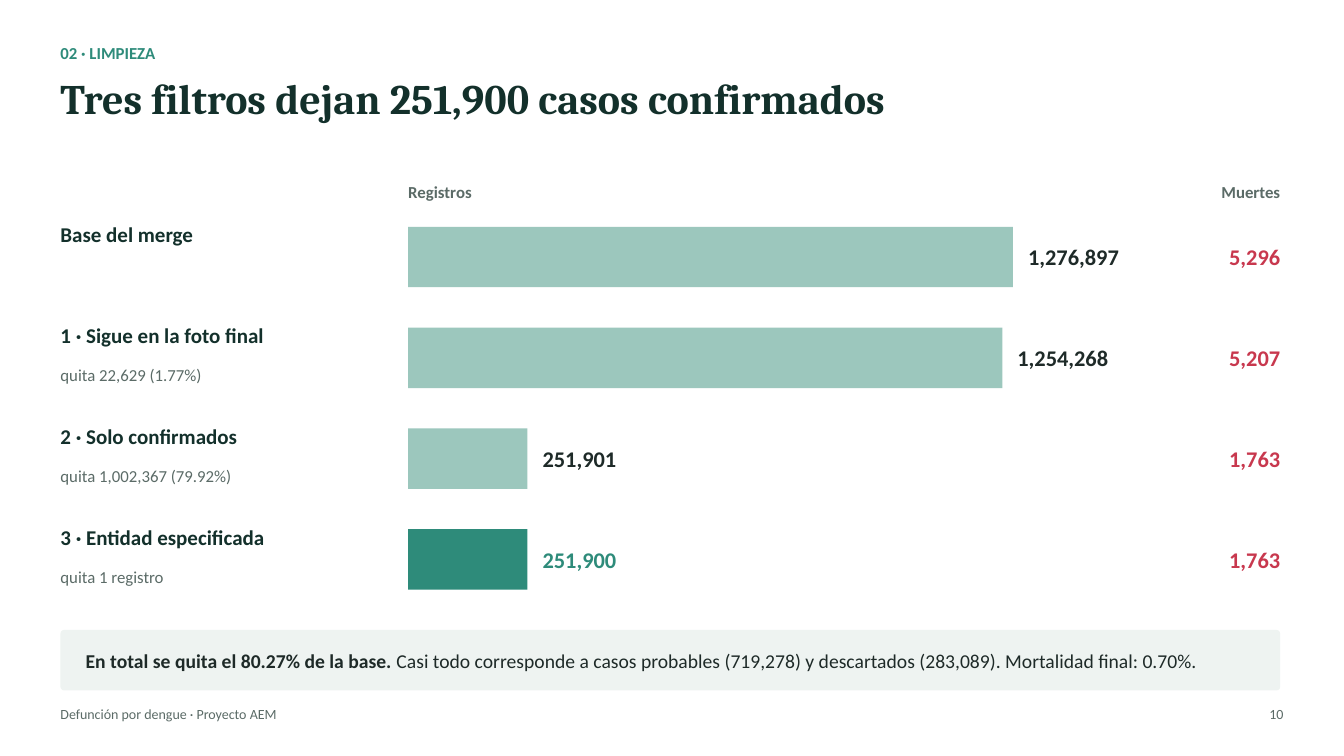
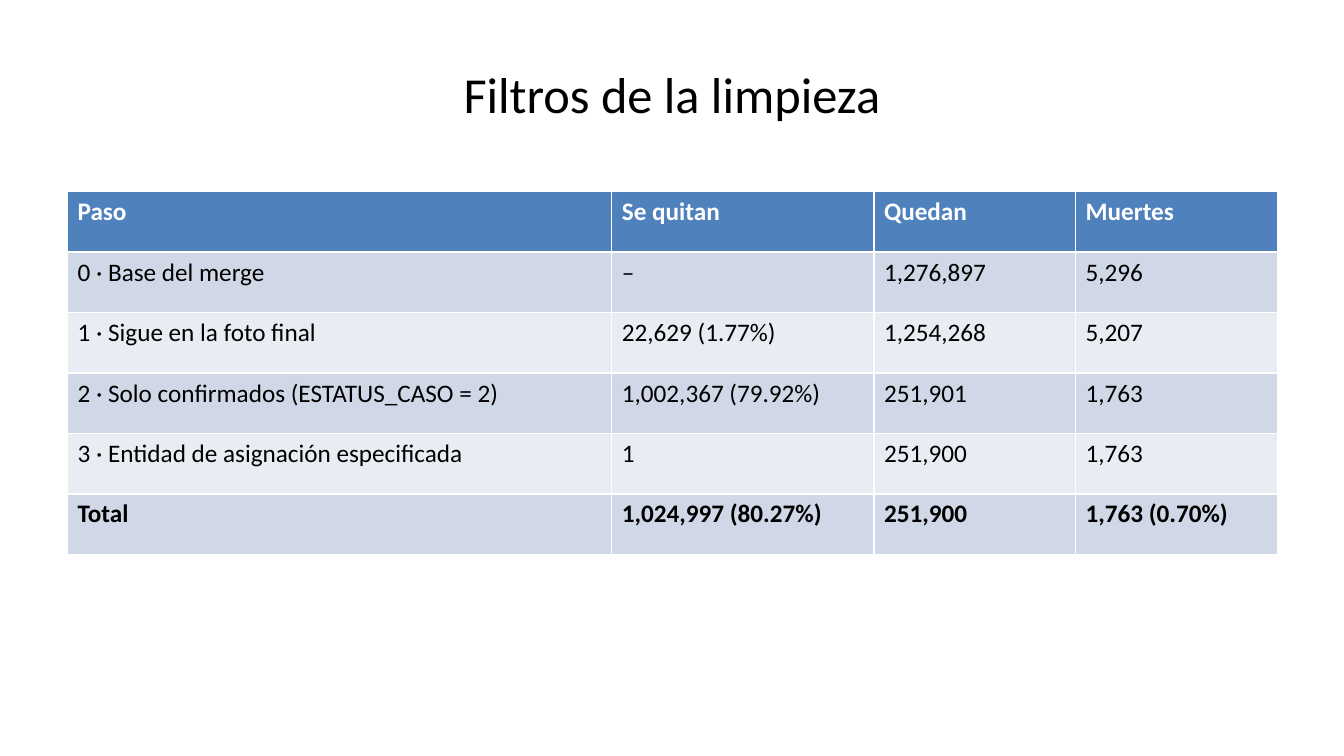
Before and after one commit to lbeltran-dev/Modelo-de-Regresion-Logistica-Para-Defuncion-Por-Dengue, a slide deck: slide 10 of presentacion/Presentacion_Dengue.pptx. Drawn at 1344x756 pixels with LibreOffice and Linux fonts; fonts in the diff are those of the drawing. Boxes give left, top, right and bottom in pixels: in the first picture for what was removed or moved away, otherwise in the second. Text is boxed around its words. In the diff, an @@ line names an element or a change of style, - is before the commit and + after.

```diff
--- a/presentacion/Presentacion_Dengue.pptx
+++ b/presentacion/Presentacion_Dengue.pptx
@@ title "Filtros de la limpieza" at box(464, 78, 880, 121): vertical alignment top to middle @@
@@ text removed at box(60, 84, 885, 123) @@
-Tres filtros dejan 251,900 casos confirmados
@@ title at box(464, 78, 880, 121): text changed; size 12 to 36 pt; text colour #2E8B7A to #000000; bold off @@
-02 · LIMPIEZA
+Filtros de la limpieza
@@ table added at box(68, 192, 1277, 555), 6 rows, 4 columns @@
+Paso | Se quitan | Quedan | Muertes
+0 · Base del merge | – | 1,276,897 | 5,296
+1 · Sigue en la foto final | 22,629 (1.77%) | 1,254,268 | 5,207
+2 · Solo confirmados (ESTATUS_CASO = 2) | 1,002,367 (79.92%) | 251,901 | 1,763
+3 · Entidad de asignación especificada | 1 | 251,900 | 1,763
+Total | 1,024,997 (80.27%) | 251,900 | 1,763 (0.70%)
@@ text removed at box(408, 186, 471, 201) @@
-Registros
@@ text removed at box(1221, 187, 1280, 198) @@
-Muertes
@@ text removed at box(60, 227, 193, 246) @@
-Base del merge
@@ rectangle removed at box(408, 227, 1013, 287) @@
@@ text removed at box(1028, 249, 1119, 268) @@
-1,276,897
@@ text removed at box(1229, 249, 1280, 268) @@
-5,296
@@ text removed at box(60, 328, 263, 347) @@
-1 · Sigue en la foto final
@@ rectangle removed at box(408, 328, 1002, 388) @@
@@ text removed at box(1017, 350, 1108, 369) @@
-1,254,268
@@ text removed at box(1229, 351, 1280, 369) @@
-5,207
@@ text removed at box(60, 369, 202, 384) @@
-quita 22,629 (1.77%)
@@ text removed at box(60, 429, 237, 444) @@
-2 · Solo confirmados
@@ rectangle removed at box(408, 429, 527, 489) @@
@@ text removed at box(60, 470, 231, 485) @@
-quita 1,002,367 (79.92%)
@@ text removed at box(543, 452, 617, 470) @@
-251,901
@@ text removed at box(1229, 451, 1280, 470) @@
-1,763
@@ text removed at box(60, 530, 264, 549) @@
-3 · Entidad especificada
@@ rectangle removed at box(408, 529, 527, 590) @@
@@ text removed at box(543, 553, 617, 571) @@
-251,900
@@ text removed at box(1229, 552, 1280, 571) @@
-1,763
@@ text removed at box(60, 571, 163, 586) @@
-quita 1 registro
@@ rounded rectangle removed at box(60, 630, 1280, 691) @@
@@ text removed at box(86, 654, 1197, 671) @@
-En total se quita el 80.27% de la base. Casi todo corresponde a casos probables (719,278) y descartados (283,089). Mortalidad final: 0.70%.
@@ text removed at box(60, 709, 277, 722) @@
-Defunción por dengue · Proyecto AEM
@@ text removed at box(1269, 710, 1283, 719) @@
-10
```
Also in this commit, not shown: 16 other slides changed, 27 slides added, 1 slide removed, 1 other file.
